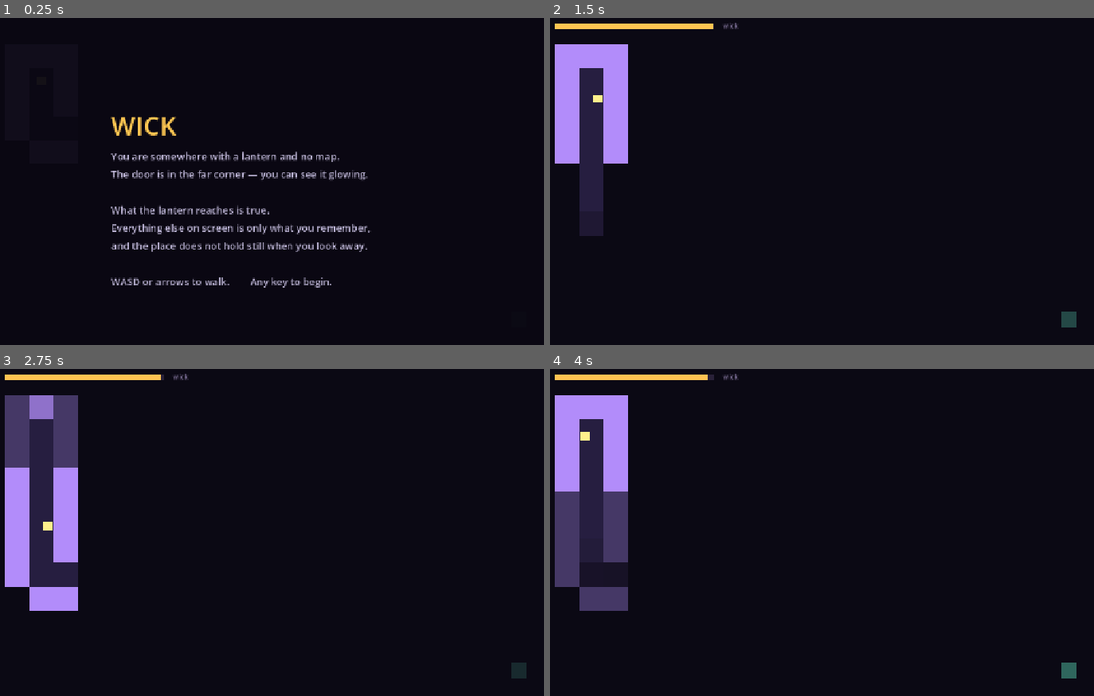
Above: before the commit, frames 1-4 (two rows, left to right).
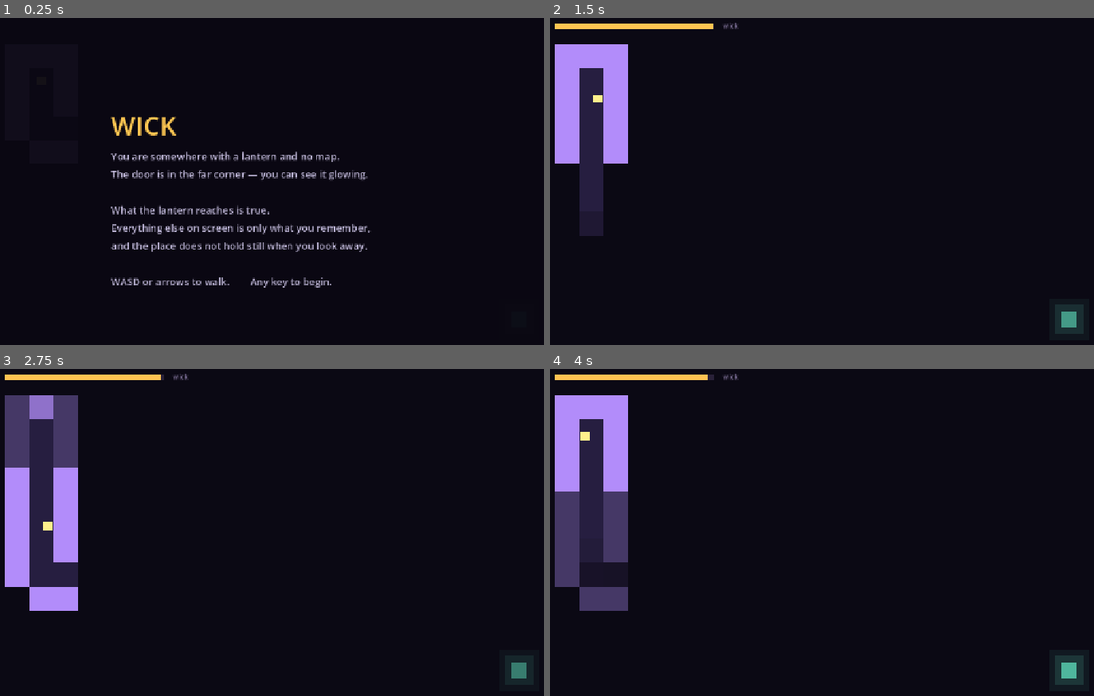
Above: after the commit, the same moments.

Repository: mistahuman/psychedelic-platformer
Game: Godot game, scene res://scenes/main.tscn
Same seed, same stepped clock (60 frames per second), same inputs: the game is played once before the commit and once after it.
Inputs:
- Up to frame 1 (0.25 s): no input
- Up to frame 2 (1.5 s): tap Enter at 0.5, 0.6, 1.35 s; hold D (move_right) 0.53-1.28 s; tap Space at 0.77 s; tap R (restart) at 1.25 s; hold S (move_down) from 1.28 s (still down)
- Up to frame 3 (2.75 s): tap Space at 1.52 s; release S (move_down) at 2.03 s; hold D (move_right) from 2.03 s (still down); tap Enter at 2.1 s
- Up to frame 4 (4 s): tap R (restart) at 2.75 s; release D (move_right) at 2.78 s; hold W (move_up) 2.78-3.53 s; tap Enter at 2.85, 3.6 s; tap Space at 3.02, 3.77 s; hold A (move_left) from 3.53 s (still down)

The runs differ from the first frame. In frame 2, 0.5% of the frame differs, in the area x 92-99%, y 87-97%; in frame 3, 0.5%; in frame 4, 0.5%.

Commit message:
make the door actually visible
The title tells the player the door is in the far corner and that they can see
it glowing. On screen it was a dark teal square in a dark corner — at the alphas
it shipped with, the one landmark the game gives you was invisible until you had
already walked to it. Raised, and given a halo so it reads as a glow rather than
a tile.

Co-Authored-By: Claude Opus 5 <noreply@anthropic.com>
Claude-Session: https://claude.ai/code/session_014uSfj51PkUXkXSCW21Y7e5

Diff:
--- a/game/scripts/maze_view.gd
+++ b/game/scripts/maze_view.gd
@@ -87,9 +87,20 @@
 	var amount: float = maze.light[i]
 	var seen: bool = maze.memory[i] != maze.UNKNOWN
 	var at := Vector2(c) * cell
-	var pulse := 0.62 + 0.38 * sin(_time * 2.0)
-	# Visible even through unexplored dark: being lost should be about the route,
-	# not about the objective. At 0.18 it read as a grey smudge and the player
-	# had nothing to aim at at all.
-	var alpha := lerpf(0.45 * pulse, 1.0, amount) if seen else 0.40 * pulse
-	draw_rect(Rect2(at + size * 0.18, size * 0.64), Color(exit_color, alpha))
+	var pulse := 0.78 + 0.22 * sin(_time * 2.0)
+	# A halo under the door so it reads as a glow rather than a tile. At the
+	# alphas this started with it was a dark square in a dark corner — the
+	# player was told to head for a light they could not actually see.
+	var strength := (0.92 if seen else 0.68) * pulse
+	draw_rect(
+		Rect2(at - size * 0.35, size * 1.7),
+		Color(exit_color, 0.10 * strength)
+	)
+	draw_rect(
+		Rect2(at - size * 0.12, size * 1.24),
+		Color(exit_color, 0.20 * strength)
+	)
+	draw_rect(
+		Rect2(at + size * 0.18, size * 0.64),
+		Color(exit_color, lerpf(strength, 1.0, amount))
+	)
